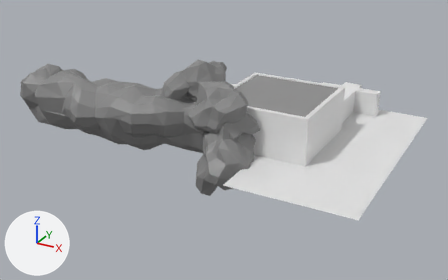
Before and after pictures for a commit that changed the FBX model Assets/3D Models/Chapter2CombatMapModel.fbx.
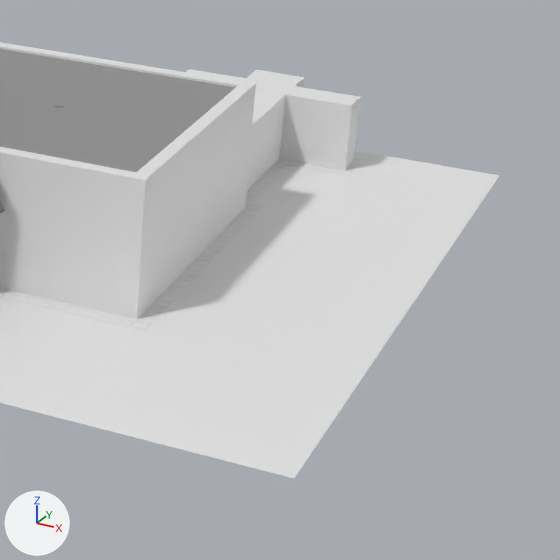
There are two pictures of each version: one whole from a 50 mm camera at (12.56, -28.92, 13.55) aimed at (-3.24, -0.19, -0.82), one close up on the part from 58% to 100% of the width and 21% to 89% of the height. The lights are fixed; the arrows at lower left show +X, +Y and +Z. Where no turn or scale is listed for an object, it has been applied to the vertices. Vertices at the same position are counted once.

Before the edit, the objects in view are built like this:
```python
me_cube_015 = bpy.data.meshes.new('Cube.015')
me_cube_015.from_pydata(...)  # 215 vertices, 166 faces; spans x -6.25..0.35, y -2.75..6.85, z -1.25..1.25
me_cube_015.materials.append(mat_whitewhite)  # white #e7e7e7
me_plane = bpy.data.meshes.new('Plane')
me_plane.from_pydata(...)  # 8246 vertices, 8182 faces; spans x -6.63..6.63, y -6.63..6.63, z -0.01..0.0
me_plane.materials.append(mat_whitewhite)  # white #e7e7e7
me_plane_001 = bpy.data.meshes.new('Plane.001')
me_plane_001.from_pydata(...)  # 17 vertices, 1 face; spans x -2.5..2.5, y -2.5..2.5, z 0.0
me_plane_001.materials.append(mat_whitegrey)  # grey #919191
ob_cube = bpy.data.objects.new('Cube', me_cube_015)
ob_cube.location = (3.5, 0.0, 1.25)
ob_plane = bpy.data.objects.new('Plane', me_plane)
ob_plane.location = (0.0, 0.17, 0.0)
ob_plane_001 = bpy.data.objects.new('Plane.001', me_plane_001)
ob_plane_001.location = (0.0, 0.0, 2.45)
```
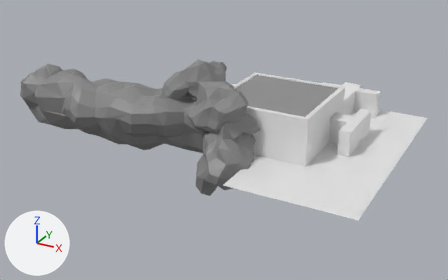
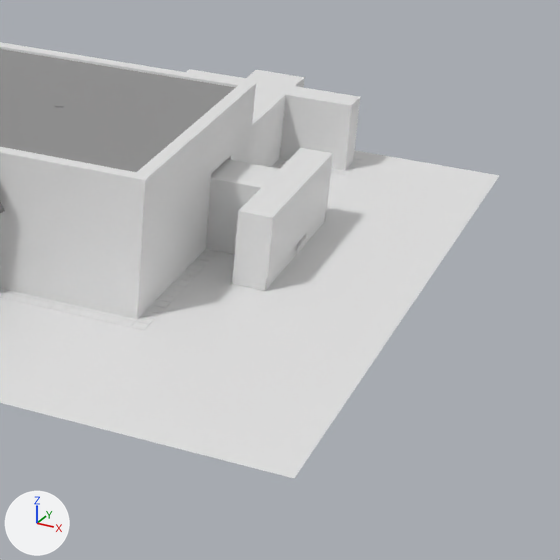
Where the newer file only moved an object's origin or applied its transform, the numbers keep the older frame.

Pixel boxes (x1, y1, x2, y2) of what changed, in the close-ups (560 x 560 px):
'Cube.013', added: after (206, 148, 333, 291)
part 1 of me_cube_015, built on: (137, 84, 256, 319) in both

What the commit changed:
Material 'WhiteWhite.001' (mat_whitewhite_001) is new.
Its base color is (0.8, 0.8, 0.8) (white #e7e7e7).
me_cube_015 is used by ob_cube; location (3.5, 0.0, 1.25).
me_cube_015 had 215 vertices, 166 faces and spanned x -6.25..0.35, y -2.75..6.85, z -1.25..1.25.
me_cube_015 now has 229 vertices, 173 faces and spans x -6.25..0.35, y -2.75..6.85, z -1.25..1.25.
Part 1, on me_cube_015:
6 faces are deleted.
14 vertices are added at x -1.01..-0.75, y 0.56..1.62, z -1.25..0.21.
13 new faces join them.
Mesh me_cube_015_1 is new.
It has 90 vertices, 72 faces and spans x -0.18..1.62, y -1.74..1.74, z -0.5..0.97.
It uses material mat_whitewhite_001 (white #e7e7e7).
Object 'Cube.013' (ob_cube_013) is new; it shows me_cube_015_1.
Its location is (2.67, 1.08, 0.5).
